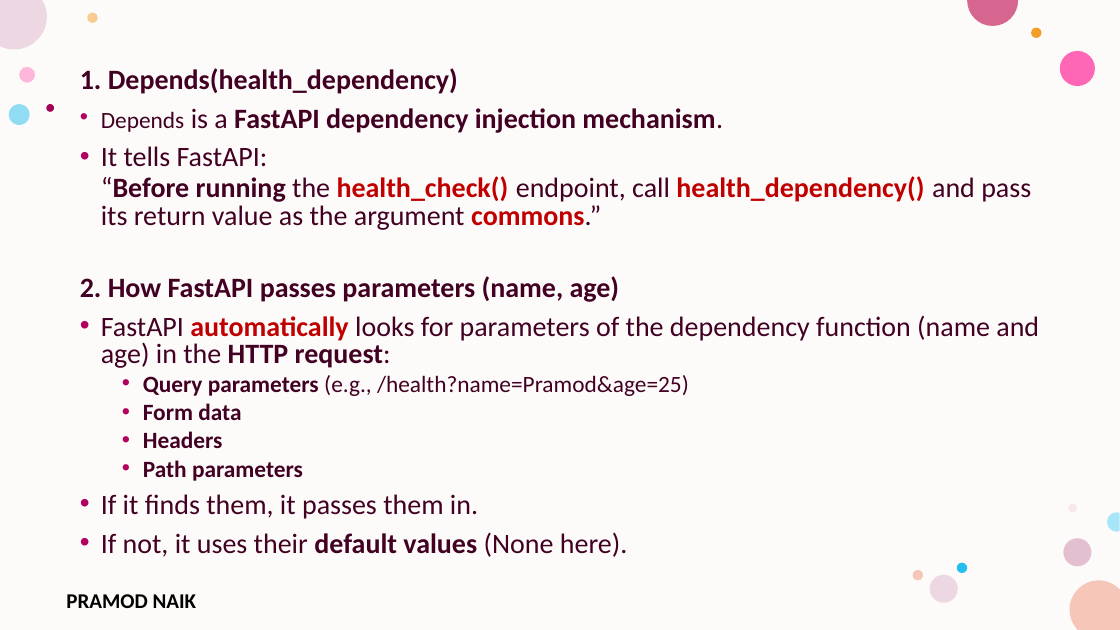
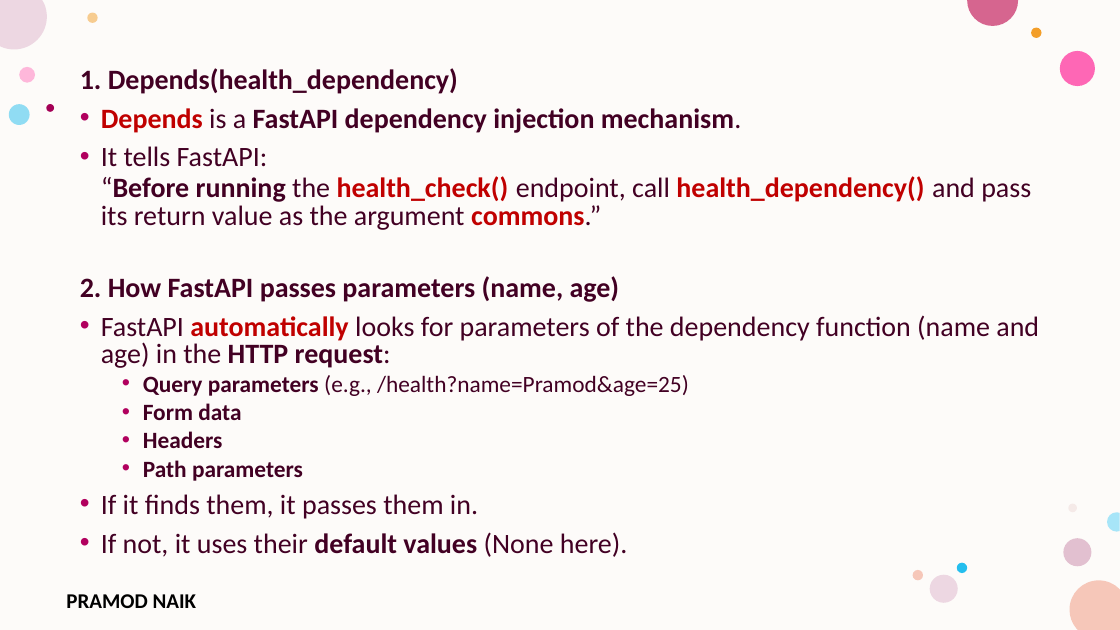
Before and after one commit to PRAMODNAIK-DEV/Backend-Dev-using-Python-FastAPI, a slide deck: slide 37 of FastAPI/FastAPI- Intermediate.pptx (slide 36 before the commit). Drawn at 1120x630 pixels with LibreOffice and Linux fonts; fonts in the diff are those of the drawing; background and template pictures are left out. Boxes give left, top, right and bottom in pixels: in the first picture for what was removed or moved away, otherwise in the second. Text is boxed around its words. In the diff, an @@ line names an element or a change of style, - is before the commit and + after.

```diff
--- a/FastAPI/FastAPI- Intermediate.pptx
+++ b/FastAPI/FastAPI- Intermediate.pptx
@@ text at bbox=[101, 108, 742, 133]: size 20 to 24 pt, text colour #420023 to #C00000, bold on in "Depends" @@
```
Also in this commit, not shown: 5 other slides changed, 10 slides added, 5 other files.
